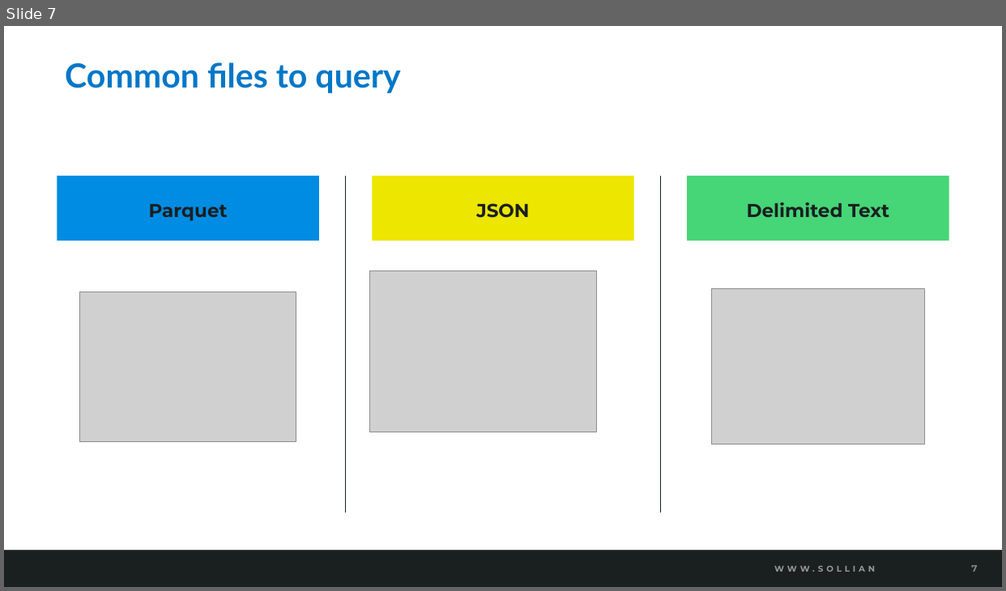
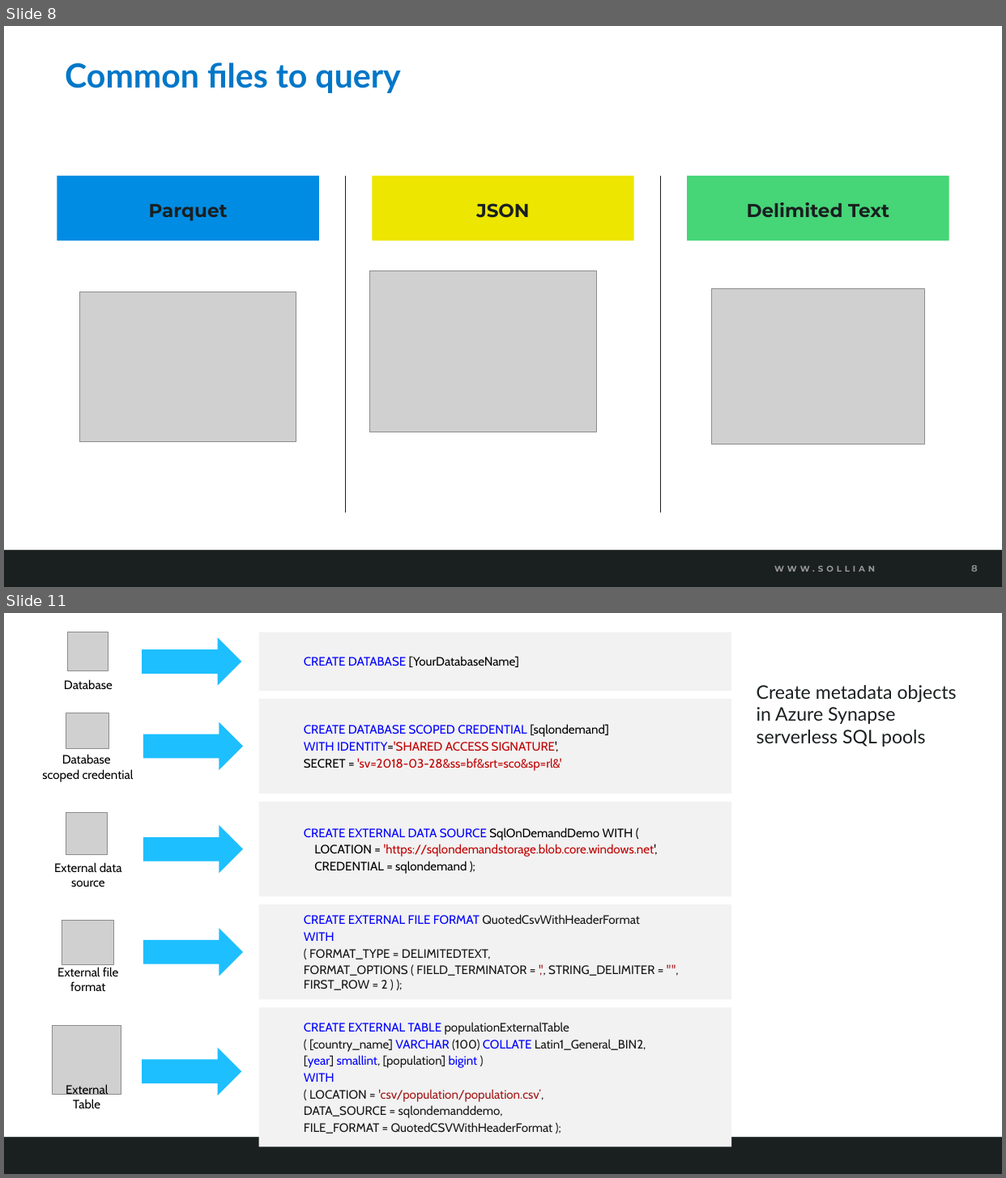
Before and after one commit to solliancenet/azure-data-engineering-conference-workshop-students, a slide deck: 05-Run Interactive queries using Azure Synapse Serverless.pptx. Shown one above the other, each under a label of ours: slide 7 before the commit, slides 8 and 11 after it; the slides between them are not shown. The pictures are 1006x591 and 1006x1178 pixels, drawn with LibreOffice and Linux fonts; fonts in the diff are those of the drawing; grey boxes stand for pictures; background and template pictures are left out. Boxes give left, top, right and bottom in pixels: in the first picture for what was removed or moved away, otherwise in the second. Text is boxed around its words. In the diff, an @@ line names an element or a change of style, - is before the commit and + after.

```diff
--- a/05-Run Interactive queries using Azure Synapse Serverless.pptx
+++ b/05-Run Interactive queries using Azure Synapse Serverless.pptx
@@ slide 11 added at [4, 613, 1002, 1174], background #FFFFFF; not listed: 2 template elements that a slide beside it also shows @@
@@ group added at [64, 632, 732, 691]: 1 picture, 1 text, 1 right arrow, 1 rectangle @@
+Database
+  CREATE DATABASE [YourDatabaseName]
@@ text added at [756, 685, 957, 747], 18 pt, text #1A1F20 @@
+Create metadata objects in Azure Synapse serverless SQL pools
@@ group added at [42, 699, 732, 794]: 1 picture, 1 text, 1 right arrow, 1 rectangle @@
+Database
+scoped credential
+  CREATE DATABASE SCOPED CREDENTIAL [sqlondemand]
+  WITH IDENTITY='SHARED ACCESS SIGNATURE',
+  SECRET = 'sv=2018-03-28&ss=bf&srt=sco&sp=rl&'
@@ group added at [54, 802, 732, 897]: 1 picture, 1 text, 1 right arrow, 1 rectangle @@
+External data source
+  CREATE EXTERNAL DATA SOURCE SqlOnDemandDemo WITH (
+  LOCATION = 'https://sqlondemandstorage.blob.core.windows.net',
+  CREDENTIAL = sqlondemand );
@@ group added at [57, 905, 732, 1000]: 1 picture, 1 text, 1 right arrow, 1 rectangle @@
+External file format
+  CREATE EXTERNAL FILE FORMAT QuotedCsvWithHeaderFormat
+  WITH
+  ( FORMAT_TYPE = DELIMITEDTEXT,
+  FORMAT_OPTIONS ( FIELD_TERMINATOR = ',', STRING_DELIMITER = '"', FIRST_ROW = 2 ) );
@@ group added at [52, 1008, 732, 1148]: 1 picture, 1 text, 1 right arrow, 1 rectangle @@
+External Table
+  CREATE EXTERNAL TABLE populationExternalTable
+  ( [country_name] VARCHAR (100) COLLATE Latin1_General_BIN2,
+  [year] smallint, [population] bigint )
+  WITH
+  ( LOCATION = 'csv/population/population.csv’,
+  DATA_SOURCE = sqlondemanddemo,
+  FILE_FORMAT = QuotedCSVWithHeaderFormat );
@@ what was slide 7 is now slide 8 @@
@@ page number at [971, 565, 978, 572]: text changed @@
-7
+8
```
Also in this commit, not shown: 2 slides changed, 2 other slides added, 4 other files.
